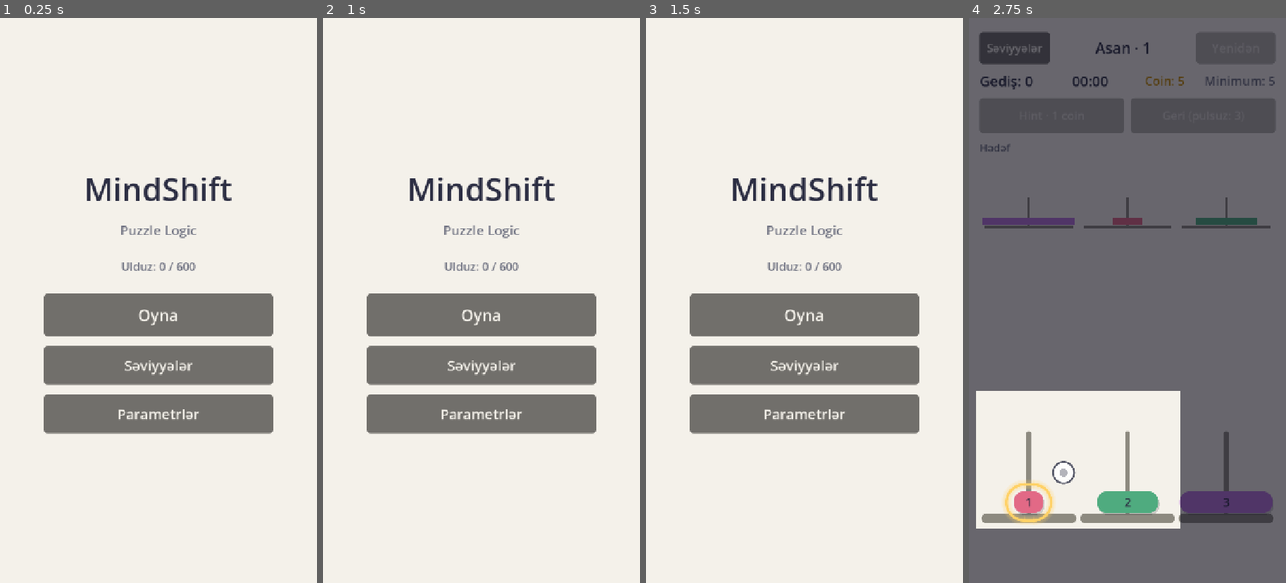
Above: before the commit, frames 1-4 (left to right).
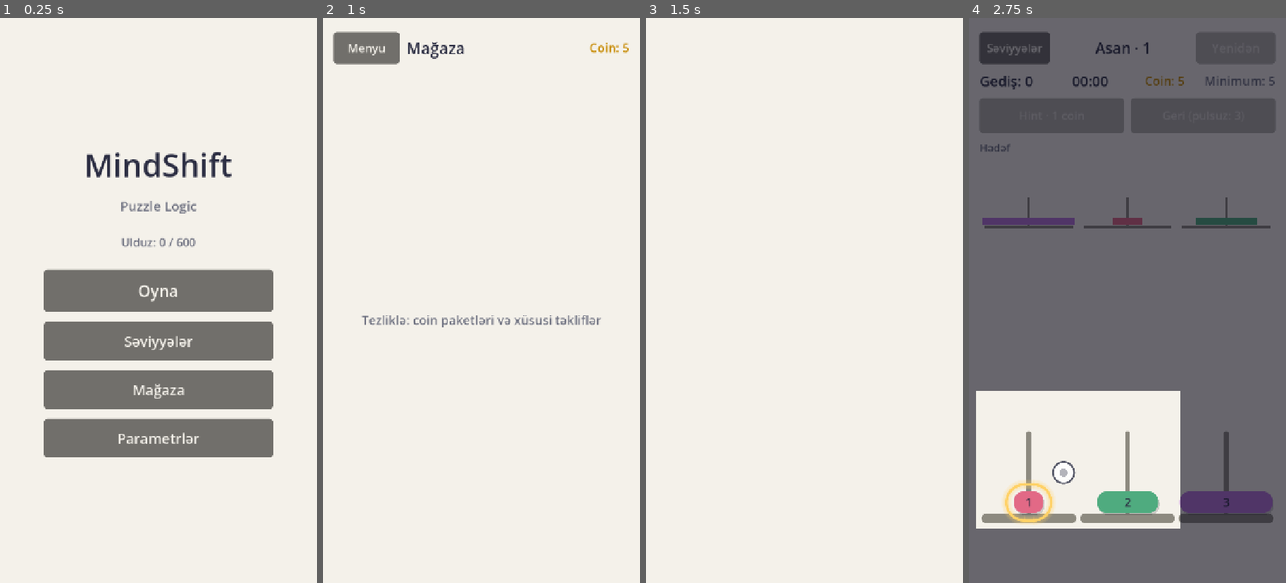
Above: after the commit, the same moments.

Repository: AtillaTegin/mindshift
Game: Godot game, scene res://scenes/main_menu.tscn
Two runs of this game, one before a commit and one after it. Both use one fixed random seed, a clock stepped at 60 frames per second and the inputs below.
Inputs (mouse positions are in pixels of both pictures, inside the frame that each line leads up to):
- Up to frame 1 (0.25 s): no input
- Up to frame 2 (1 s): click (481, 390) at 0.5 s, where only the run after the commit has a clickable "Mağaza"
- Up to frame 3 (1.5 s): click (690, 46) at 1.25 s, where only the run after the commit has a clickable "Menyu"
- Up to frame 4 (2.75 s): click "Oyna" at 2 s

The runs differ from the first frame. In frame 1, 15% of the frame differs, in the area x 13-87%, y 23-78%; in frame 2, 18%, in the area x 3-97%, y 2-74%; in frame 3, 17%; in frame 4, nothing differs.

Commit message:
Economy/UX 5: four-button main menu with Shop
- Main menu: Play, Levels, Shop, Settings, all PolishedButton.
- Shop screen (scenes/shop.tscn) reachable from the menu: back button,
  live coin balance, "coming soon" text. Products follow in section 8.
- App.show_shop(); new keys MENU_SHOP, SHOP_TITLE, SHOP_COMING_SOON
  synced to tr/ru/en.po as TODO entries.

Diff:
--- a/scenes/main_menu.tscn
+++ b/scenes/main_menu.tscn
@@ -74,6 +74,14 @@
 layout_mode = 2
 theme_override_font_sizes/font_size = 32
 text = "MENU_LEVELS"
+
+[node name="ShopButton" type="Button" parent="Center/Layout"]
+script = ExtResource("pb_polished")
+unique_name_in_owner = true
+custom_minimum_size = Vector2(0, 88)
+layout_mode = 2
+theme_override_font_sizes/font_size = 32
+text = "MENU_SHOP"
 
 [node name="SettingsButton" type="Button" parent="Center/Layout"]
 script = ExtResource("pb_polished")
--- /dev/null
+++ b/scenes/shop.tscn
@@ -0,0 +1,82 @@
+[gd_scene load_steps=4 format=3]
+
+[ext_resource type="Script" path="res://scripts/polished_button.gd" id="pb_polished"]
+[ext_resource type="Script" path="res://scripts/shop_controller.gd" id="1_shop"]
+[ext_resource type="Script" path="res://scripts/themed_color_rect.gd" id="themed_rect"]
+
+[node name="Shop" type="Control"]
+layout_mode = 3
+anchors_preset = 15
+anchor_right = 1.0
+anchor_bottom = 1.0
+grow_horizontal = 2
+grow_vertical = 2
+script = ExtResource("1_shop")
+
+[node name="Background" type="ColorRect" parent="."]
+layout_mode = 1
+anchors_preset = 15
+anchor_right = 1.0
+anchor_bottom = 1.0
+grow_horizontal = 2
+grow_vertical = 2
+mouse_filter = 2
+script = ExtResource("themed_rect")
+
+[node name="Margin" type="MarginContainer" parent="."]
+layout_mode = 1
+anchors_preset = 15
+anchor_right = 1.0
+anchor_bottom = 1.0
+grow_horizontal = 2
+grow_vertical = 2
+mouse_filter = 2
+theme_override_constants/margin_left = 24
+theme_override_constants/margin_top = 32
+theme_override_constants/margin_right = 24
+theme_override_constants/margin_bottom = 32
+
+[node name="Layout" type="VBoxContainer" parent="Margin"]
+layout_mode = 2
+mouse_filter = 2
+theme_override_constants/separation = 18
+
+[node name="TopBar" type="HBoxContainer" parent="Margin/Layout"]
+layout_mode = 2
+mouse_filter = 2
+theme_override_constants/separation = 16
+
+[node name="BackButton" type="Button" parent="Margin/Layout/TopBar"]
+script = ExtResource("pb_polished")
+unique_name_in_owner = true
+custom_minimum_size = Vector2(150, 72)
+layout_mode = 2
+theme_override_font_sizes/font_size = 26
+text = "COMMON_MENU"
+
+[node name="Title" type="Label" parent="Margin/Layout/TopBar"]
+layout_mode = 2
+size_flags_horizontal = 3
+theme_override_font_sizes/font_size = 36
+text = "SHOP_TITLE"
+
+[node name="CoinLabel" type="Label" parent="Margin/Layout/TopBar"]
+unique_name_in_owner = true
+layout_mode = 2
+theme_type_variation = &"CoinLabel"
+theme_override_font_sizes/font_size = 28
+
+[node name="Items" type="VBoxContainer" parent="Margin/Layout"]
+unique_name_in_owner = true
+layout_mode = 2
+size_flags_vertical = 3
+theme_override_constants/separation = 16
+
+[node name="ComingSoon" type="Label" parent="Margin/Layout/Items"]
+layout_mode = 2
+size_flags_vertical = 6
+theme_type_variation = &"SecondaryLabel"
+theme_override_font_sizes/font_size = 28
+text = "SHOP_COMING_SOON"
+horizontal_alignment = 1
+autowrap_mode = 3
--- a/scripts/app.gd
+++ b/scripts/app.gd
@@ -5,6 +5,7 @@
 const MAIN_MENU: String = "res://scenes/main_menu.tscn"
 const LEVEL_SELECT: String = "res://scenes/level_select.tscn"
 const GAME_BOARD: String = "res://scenes/game_board.tscn"
+const SHOP: String = "res://scenes/shop.tscn"
 const SCRIPT_RUN_SAVE_PATH: String = "user://script_run_save.json"
 
 var save: SaveSystem
@@ -58,6 +59,10 @@
 	_go(MAIN_MENU)
 
 
+func show_shop() -> void:
+	_go(SHOP)
+
+
 ## Every scene change fades through the ScreenTransition autoload.
 func _go(scene_path: String) -> void:
 	var transition: Node = get_node_or_null("/root/ScreenTransition")
--- a/scripts/main_menu_controller.gd
+++ b/scripts/main_menu_controller.gd
@@ -1,10 +1,11 @@
 extends Control
-## Main menu (spec 5.1): Play continues with the next unfinished level,
-## Levels opens the level select, Settings holds sound, dark mode and language
-## (economy/UX addendum 4).
+## Main menu (spec 5.1, economy/UX addendum 5): four buttons. Play continues
+## with the next unfinished level, Levels opens the level select, Shop opens the
+## shop, Settings holds sound, dark mode and language (addendum 4).
 
 @onready var _play_button: Button = %PlayButton
 @onready var _levels_button: Button = %LevelsButton
+@onready var _shop_button: Button = %ShopButton
 @onready var _settings_button: Button = %SettingsButton
 @onready var _progress_label: Label = %ProgressLabel
 @onready var _settings_panel: Control = %SettingsPanel
@@ -27,6 +28,9 @@
 	_levels_button.pressed.connect(func() -> void:
 		if app != null:
 			app.show_level_select())
+	_shop_button.pressed.connect(func() -> void:
+		if app != null:
+			app.show_shop())
 	_sound_toggle.button_pressed = _save.sound_enabled
 	_sound_toggle.toggled.connect(_save.set_sound_enabled)
 	_dark_mode_toggle.button_pressed = ThemeManager.is_dark()
--- /dev/null
+++ b/scripts/shop_controller.gd
@@ -0,0 +1,29 @@
+extends Control
+## Shop screen, opened from the main menu (economy/UX addendum 5). For now it
+## shows the coin balance only; the products come with addendum section 8.
+
+## Pays for purchases; taken from the App autoload when left empty.
+var economy: EconomySystem
+
+@onready var _coin_label: Label = %CoinLabel
+@onready var _back_button: Button = %BackButton
+
+
+func _ready() -> void:
+	var app: Node = get_node_or_null("/root/App")
+	if economy == null:
+		if app != null:
+			economy = app.economy
+		else:
+			economy = EconomySystem.new()
+			economy.setup(SaveSystem.new())
+			add_child(economy)
+	economy.coins_changed.connect(func(_coins: int) -> void: _update_coins())
+	_back_button.pressed.connect(func() -> void:
+		if app != null:
+			app.show_main_menu())
+	_update_coins()
+
+
+func _update_coins() -> void:
+	_coin_label.text = tr("BOARD_COINS") % economy.coins
--- a/tests/test_game_feel.gd
+++ b/tests/test_game_feel.gd
@@ -6,6 +6,7 @@
 	"res://scenes/level_select.tscn",
 	"res://scenes/game_board.tscn",
 	"res://scenes/level_complete_popup.tscn",
+	"res://scenes/shop.tscn",
 ]
 
 var _nodes: Array[Node] = []
--- a/tests/test_menus.gd
+++ b/tests/test_menus.gd
@@ -90,6 +90,34 @@
 		assert_eq(chosen, [["easy", 1]])
 
 
+func test_main_menu_has_four_polished_buttons() -> void:
+	# Economy/UX addendum 5: Play, Levels, Shop, Settings, in this order.
+	var menu: Control = MENU_SCENE.instantiate()
+	(Engine.get_main_loop() as SceneTree).root.add_child(menu)
+	_nodes.append(menu)
+	var buttons: Array[String] = []
+	for child: Node in menu.get_node("Center/Layout").get_children():
+		if child is Button:
+			assert_true(child is PolishedButton, "%s dips when pressed" % child.name)
+			buttons.append((child as Button).text)
+	assert_eq(buttons, ["MENU_PLAY", "MENU_LEVELS", "MENU_SHOP", "MENU_SETTINGS"] as Array[String])
+	assert_eq(menu.tr("MENU_SHOP"), "Mağaza")
+
+
+func test_shop_screen_shows_coins() -> void:
+	var shop: Control = (load("res://scenes/shop.tscn") as PackedScene).instantiate()
+	var economy: EconomySystem = EconomySystem.new()
+	_save.coins = 7
+	economy.setup(_save)
+	shop.economy = economy
+	(Engine.get_main_loop() as SceneTree).root.add_child(shop)
+	_nodes.append(shop)
+	assert_eq((shop.get_node("%CoinLabel") as Label).text, "Coin: 7")
+	economy.earn(3, "test")
+	assert_eq((shop.get_node("%CoinLabel") as Label).text, "Coin: 10", "follows the balance")
+	economy.free()
+
+
 func test_main_menu_builds() -> void:
 	var menu: Control = MENU_SCENE.instantiate()
 	(Engine.get_main_loop() as SceneTree).root.add_child(menu)
Not shown, changed: locale/az.po
Not shown, changed: locale/en.po
Not shown, changed: locale/ru.po
Not shown, changed: locale/tr.po
Not shown, added: scripts/shop_controller.gd.uid
